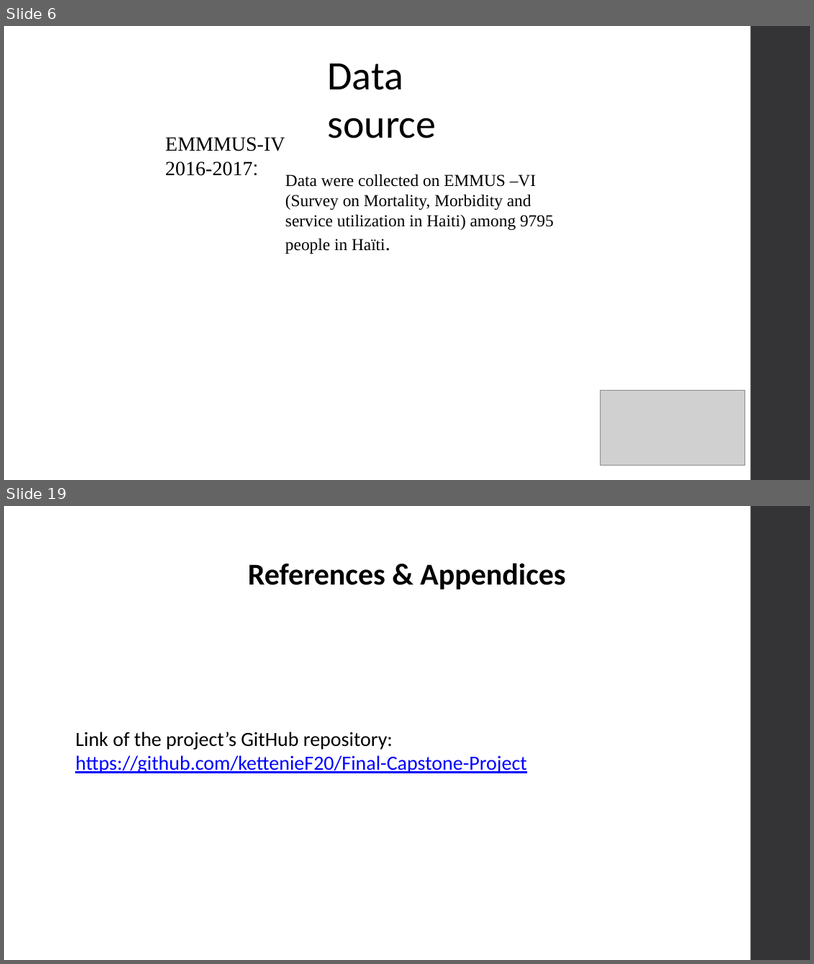
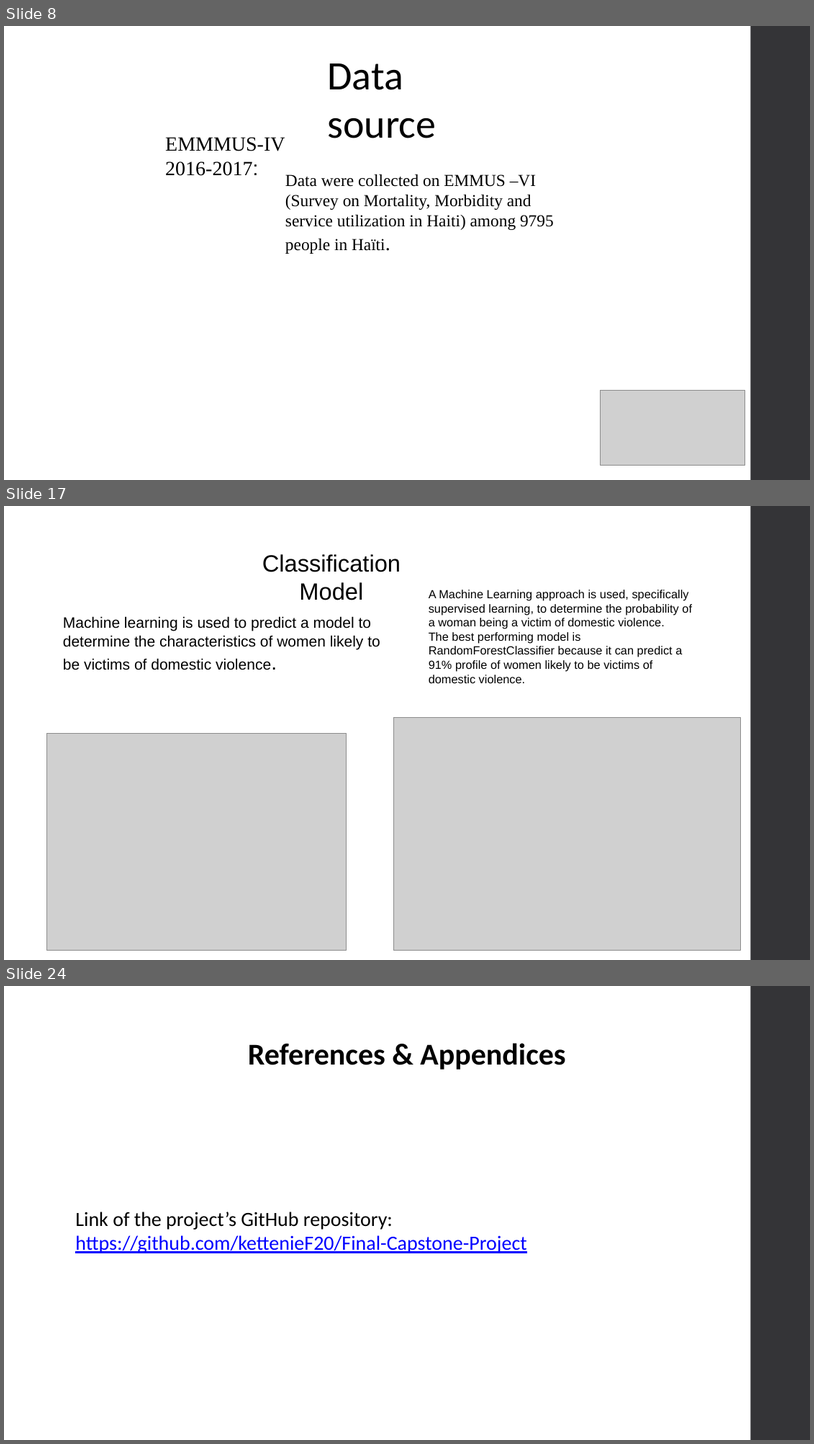
Before and after one commit to kettenieF20/Final-Capstone-Project, a slide deck: Domestic_Violence_on_woman_Ketenie_Flore recent (1).pptx. Shown one above the other, each under a label of ours: slides 6 and 19 before the commit, slides 8, 17 and 24 after it; the slides between them are not shown. The pictures are 814x964 and 814x1444 pixels, drawn with LibreOffice and Linux fonts; fonts in the diff are those of the drawing; grey boxes stand for pictures. Boxes give left, top, right and bottom in pixels: in the first picture for what was removed or moved away, otherwise in the second. Text is boxed around its words. In the diff, an @@ line names an element or a change of style, - is before the commit and + after.

```diff
--- a/Domestic_Violence_on_woman_Ketenie_Flore recent (1).pptx
+++ b/Domestic_Violence_on_woman_Ketenie_Flore recent (1).pptx
@@ slide 17 added at [4, 506, 810, 960], background #FFFFFF; not listed: 1 template element that a slide beside it also shows @@
@@ text added at [262, 554, 401, 600], 28 pt, text #000000 @@
+Classification Model
@@ text added at [429, 590, 692, 683], 14 pt, text #000000 @@
+A Machine Learning approach is used, specifically supervised learning, to determine the probability of a woman being a victim of domestic violence.
+The best performing model is RandomForestClassifier because it can predict a 91% profile of women likely to be victims of domestic violence.
@@ text added at [63, 616, 380, 670], 18 pt, text #000000 @@
+Machine learning is used to predict a model to determine the characteristics of women likely to be victims of domestic violence.
@@ picture added at [394, 717, 741, 950] @@
@@ picture added at [47, 733, 347, 950] @@
@@ what was slide 6 is now slide 8 @@
@@ what was slide 19 is now slide 24 @@
```
Also in this commit, not shown: 12 slides changed, 6 other slides added, 2 slides removed.
